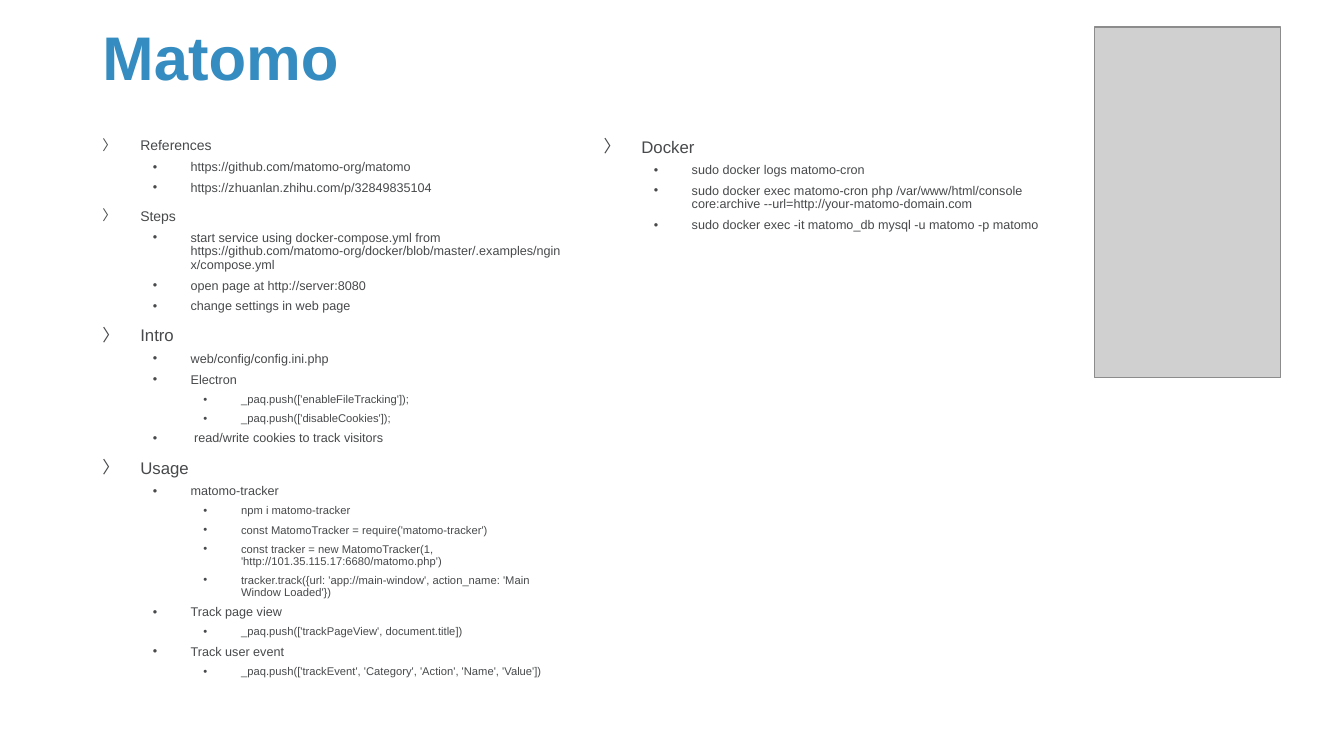
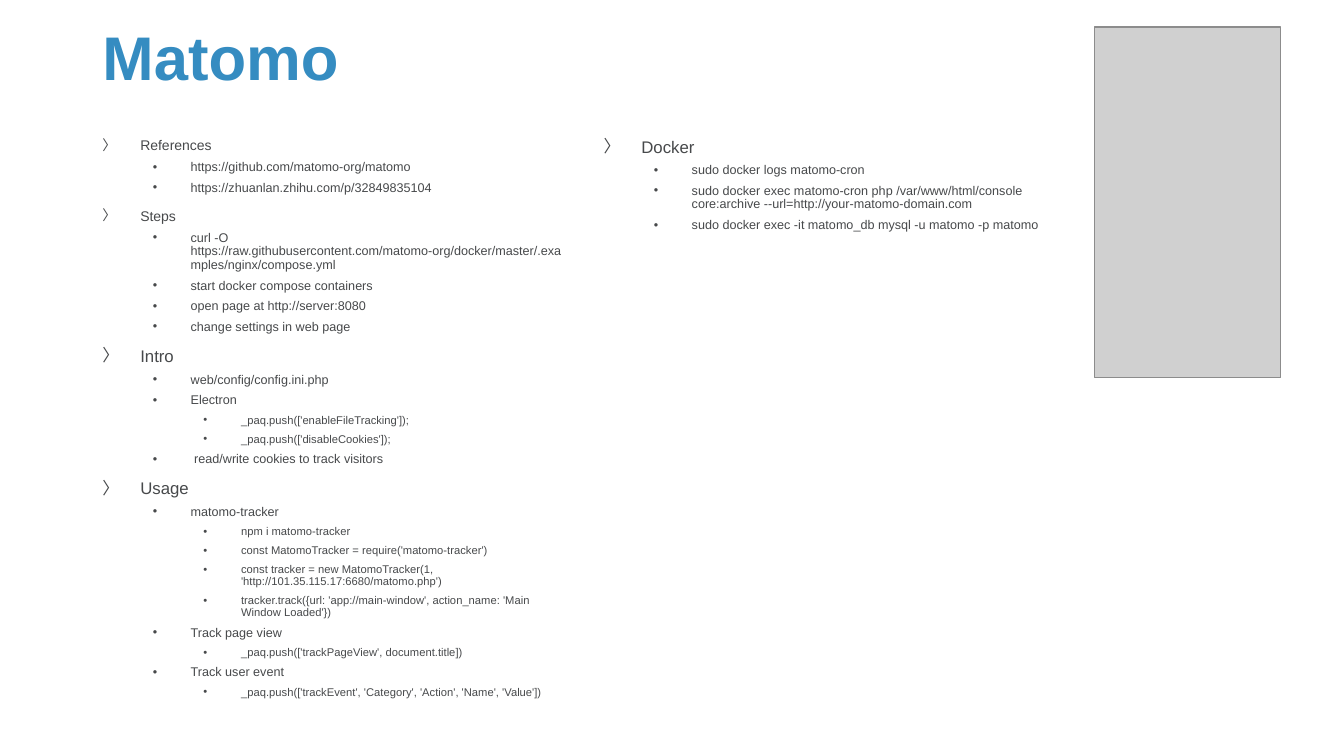
Before and after one commit to Sparks-Lu/TechNotes, a slide deck: slide 72 of Web/Server-Notes.pptx. Drawn at 1344x756 pixels with LibreOffice and Linux fonts; fonts in the diff are those of the drawing; grey boxes stand for pictures; background and template pictures are left out. Boxes give left, top, right and bottom in pixels: in the first picture for what was removed or moved away, otherwise in the second. Text is boxed around its words. In the diff, an @@ line names an element or a change of style, - is before the commit and + after.

```diff
--- a/Web/Server-Notes.pptx
+++ b/Web/Server-Notes.pptx
@@ text at box(191, 233, 562, 293): text changed @@
-  • start service using docker-compose.yml from https://github.com/matomo-org/docker/blob/master/.examples/nginx/compose.yml
+  • curl -O https://raw.githubusercontent.com/matomo-org/docker/master/.examples/nginx/compose.yml
+  • start docker compose containers
```
Also in this commit, not shown: 15 other files.
